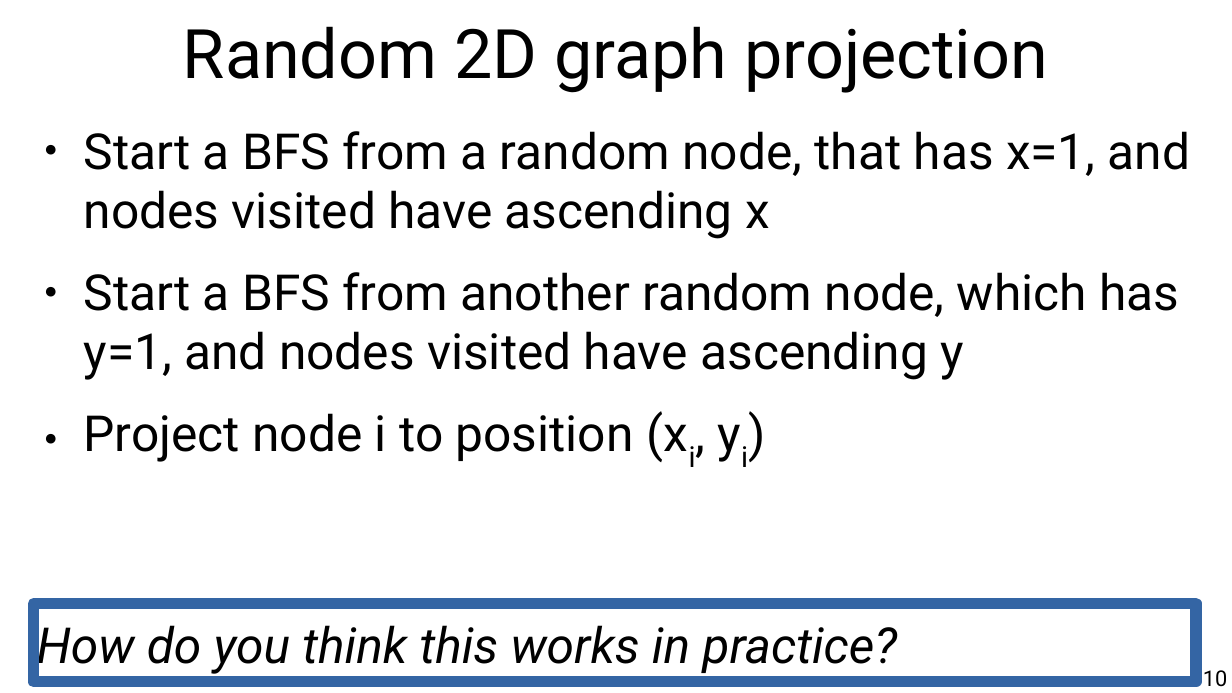
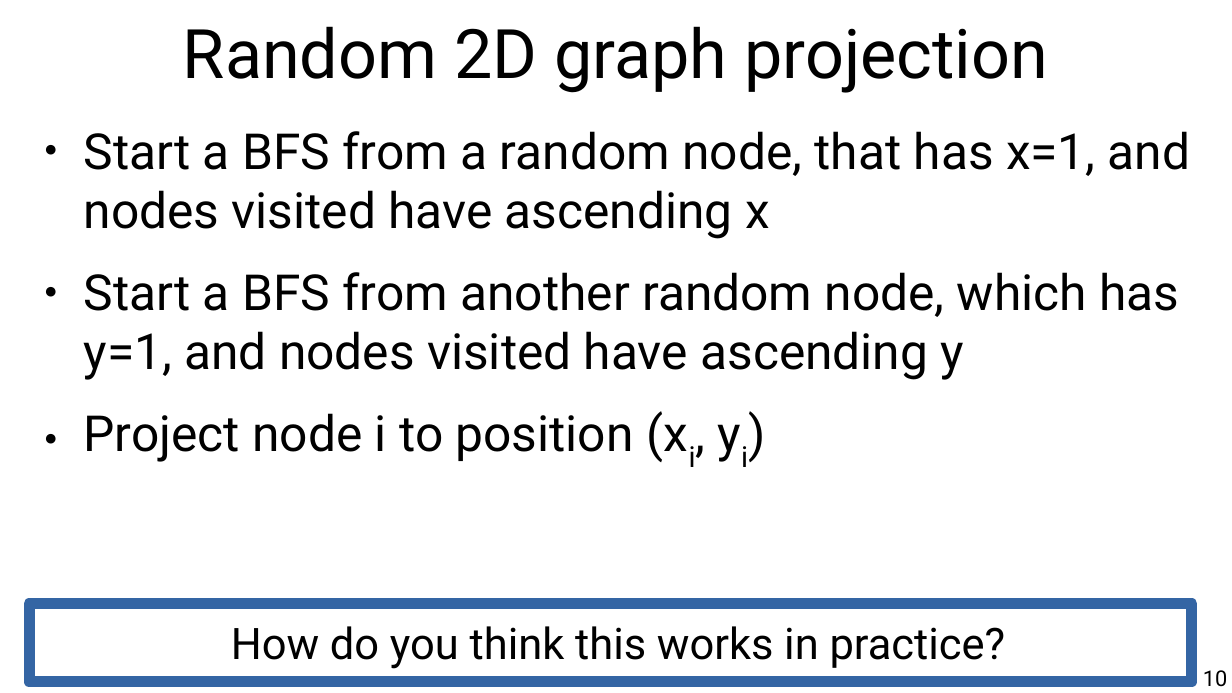
Before and after one commit to marco-calautti/data-mining-course, a slide deck: slide 10 of theory/tt12_spectral_graph_clustering.odp. Drawn at 1232x693 pixels with LibreOffice and Linux fonts; fonts in the diff are those of the drawing. Boxes give left, top, right and bottom in pixels: in the first picture for what was removed or moved away, otherwise in the second. Text is boxed around its words. In the diff, an @@ line names an element or a change of style, - is before the commit and + after.

```diff
--- a/theory/tt12_spectral_graph_clustering.odp
+++ b/theory/tt12_spectral_graph_clustering.odp
@@ rectangle: place and size @@
-rectangle at (34, 604, 1196, 682)
+rectangle at (29, 604, 1192, 682)
@@ text "How do you think this ...": place and size @@
-text "How do you think this ..." at (37, 617, 897, 674)
+text "How do you think this ..." at (231, 626, 1006, 669)
@@ text "How do you think this ..." at (231, 626, 1006, 669): size 32 to 28 pt, italic off; alignment left to centre; more space between paragraphs; vertical alignment top to middle @@
```
Also in this commit, not shown: 28 other slides changed, 3 slides added, 1 slide removed, 1 other file.
